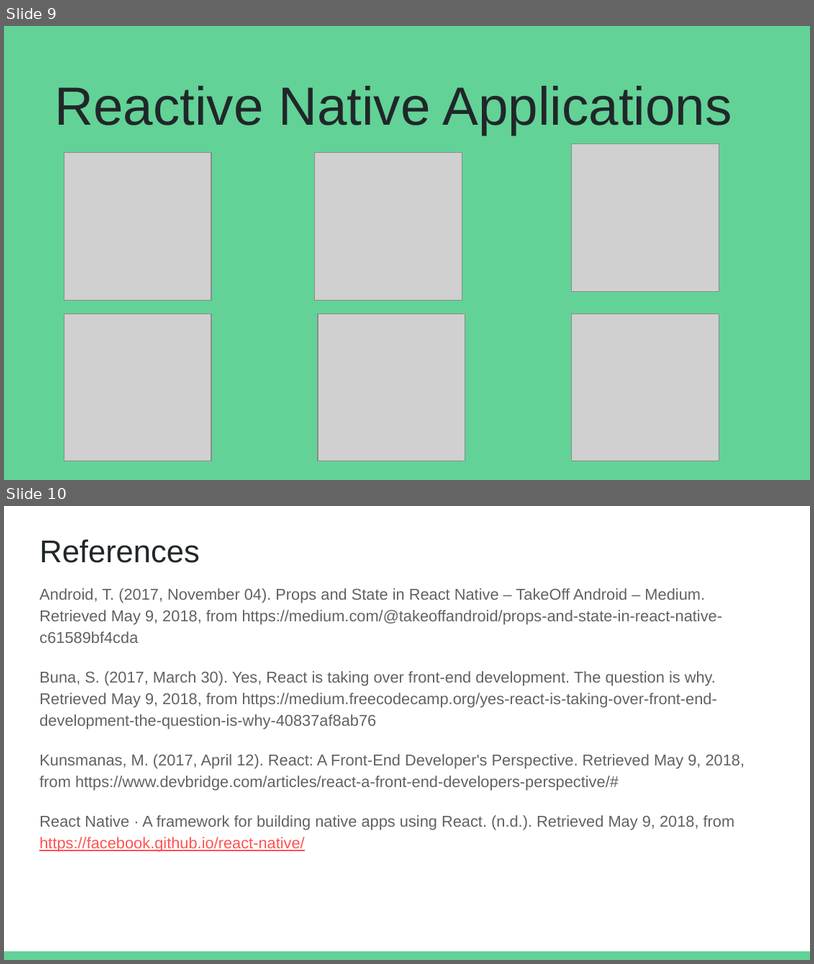
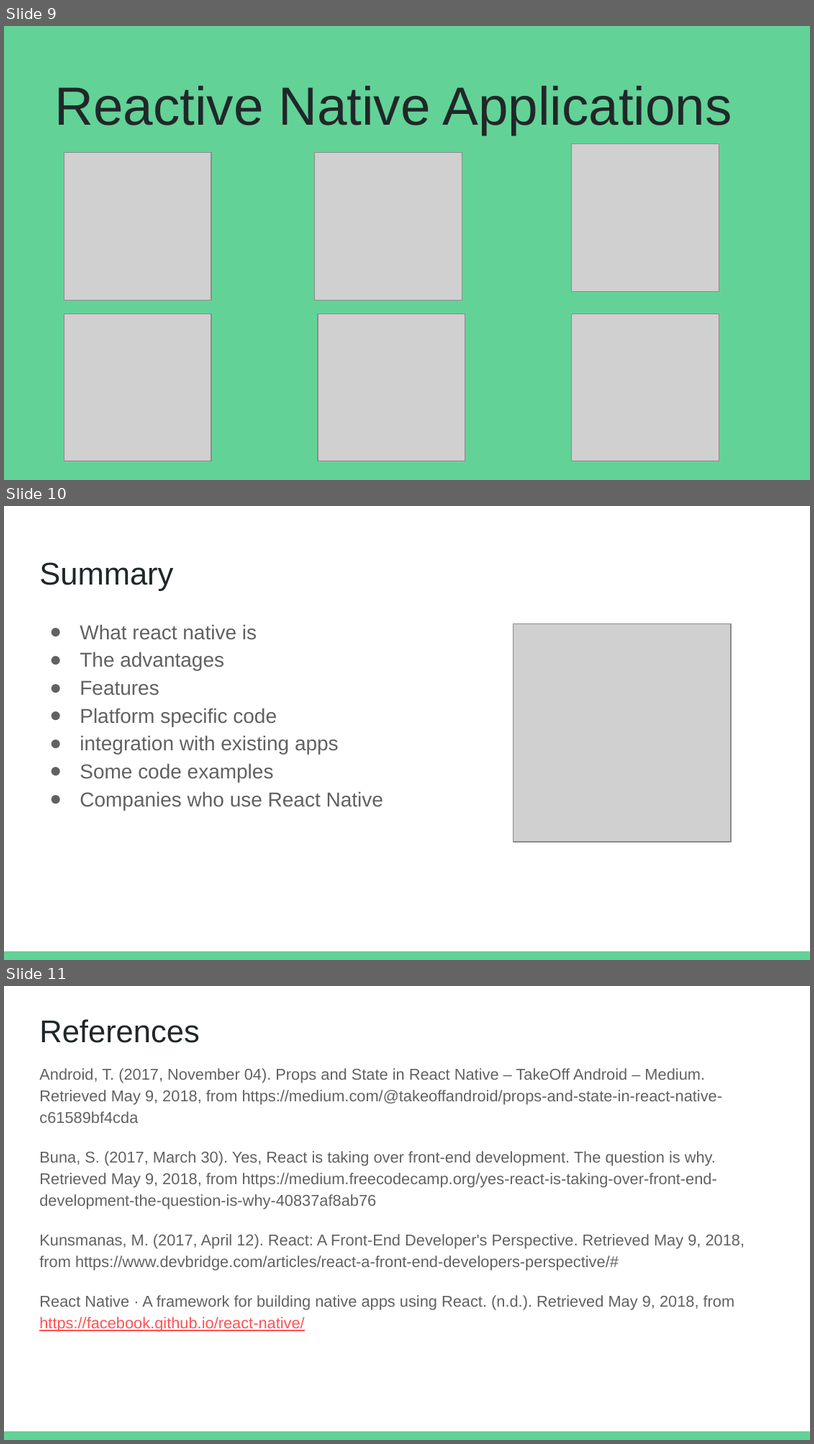
Before and after one commit to chasemoy/lightning-talk, a slide deck: Lightning Talk.pptx. Shown one above the other, each under a label of ours: slides 9 and 10 before the commit, slides 9, 10 and 11 after it. The pictures are 814x964 and 814x1444 pixels, drawn with LibreOffice and Linux fonts; fonts in the diff are those of the drawing; grey boxes stand for pictures. Boxes give left, top, right and bottom in pixels: in the first picture for what was removed or moved away, otherwise in the second. Text is boxed around its words. In the diff, an @@ line names an element or a change of style, - is before the commit and + after.

```diff
--- a/Lightning Talk.pptx
+++ b/Lightning Talk.pptx
@@ slide 10 added at (x1=4, y1=506, x2=810, y2=960), background #FFFFFF; not listed: 1 template element that a slide beside it also shows @@
@@ title added at (x1=39, y1=562, x2=173, y2=591), 28 pt, text #202729 @@
+Summary
@@ text added at (x1=80, y1=624, x2=383, y2=810), 18 pt, text #616161 @@
+● What react native is
+● The advantages
+● Features
+● Platform specific code
+● integration with existing apps
+● Some code examples
+● Companies who use React Native
@@ picture added at (x1=514, y1=624, x2=731, y2=842) @@
@@ what was slide 10 is now slide 11 @@
```
Also in this commit, not shown: 2 slides changed.
